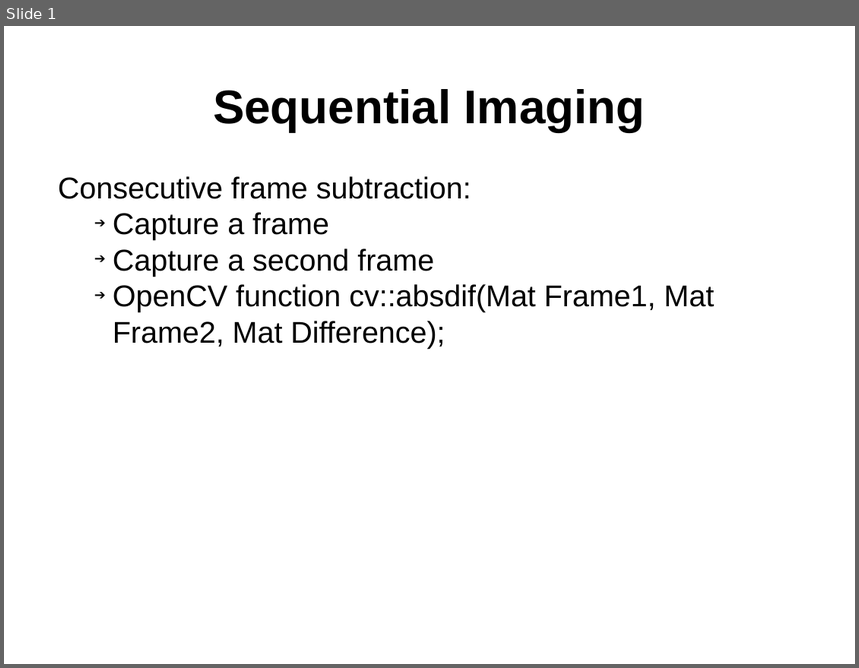
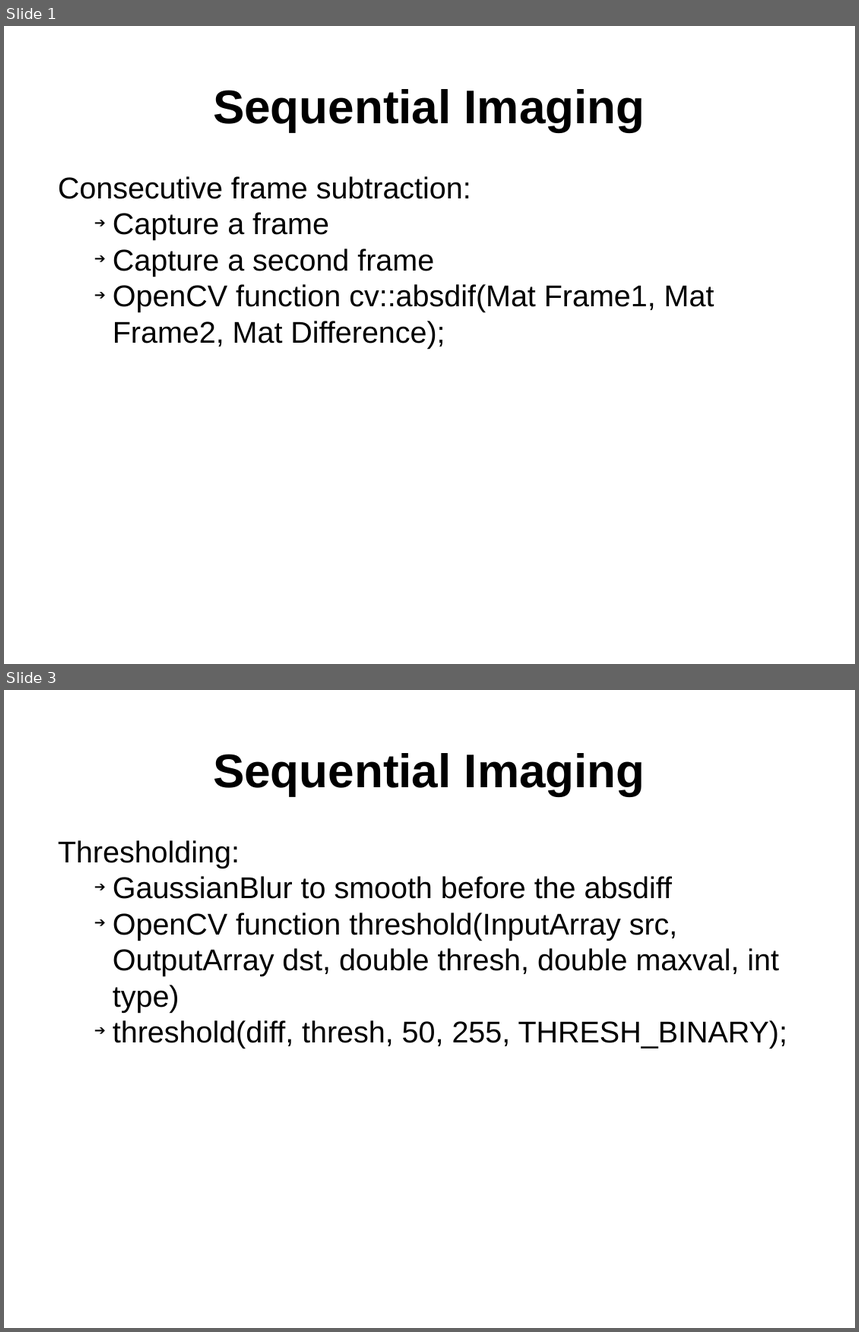
Before and after one commit to superderon/traffic_counter, a slide deck: presentation/presentation.odp. Shown one above the other, each under a label of ours: slide 1 before the commit, slides 1 and 3 after it; the slides between them are not shown. The pictures are 859x668 and 859x1332 pixels, drawn with LibreOffice and Linux fonts; fonts in the diff are those of the drawing. Boxes give left, top, right and bottom in pixels: in the first picture for what was removed or moved away, otherwise in the second. Text is boxed around its words. In the diff, an @@ line names an element or a change of style, - is before the commit and + after.

```diff
--- a/presentation/presentation.odp
+++ b/presentation/presentation.odp
@@ slide 3 added at bbox=[4, 690, 855, 1328], background #FFFFFF @@
@@ title added at bbox=[213, 753, 645, 796], 44 pt, text #000000, bold @@
+Sequential Imaging
@@ text added at bbox=[58, 840, 788, 1049], 28 pt, text #000000 @@
+Thresholding:
+    ➔ GaussianBlur to smooth before the absdiff
+    ➔ OpenCV function threshold(InputArray src, OutputArray dst, double thresh, double maxval, int type)
+    ➔ threshold(diff, thresh, 50, 255, THRESH_BINARY);
```
Also in this commit, not shown: 6 other slides added, 2 slides removed, 9 other files.
